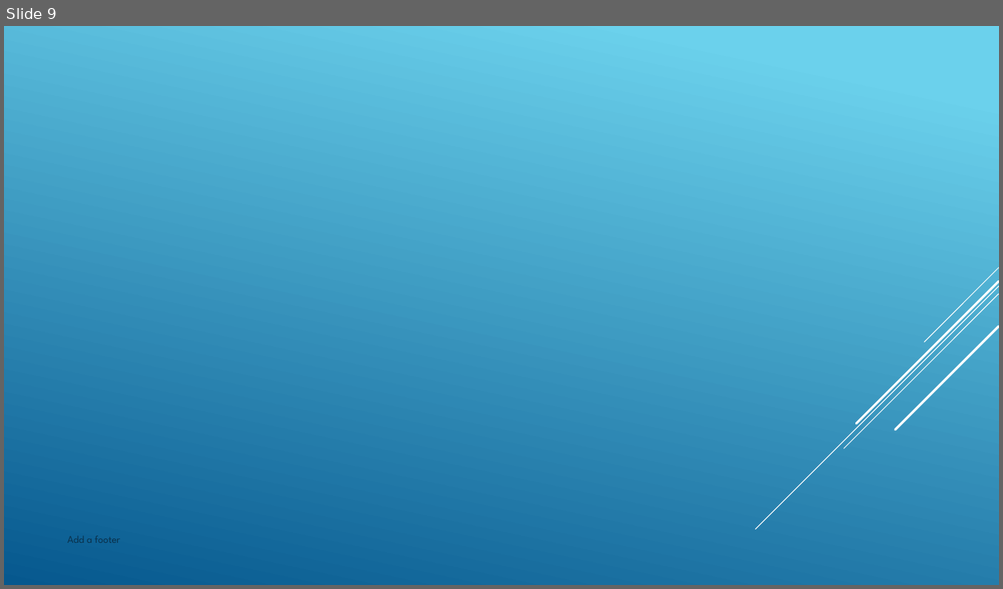
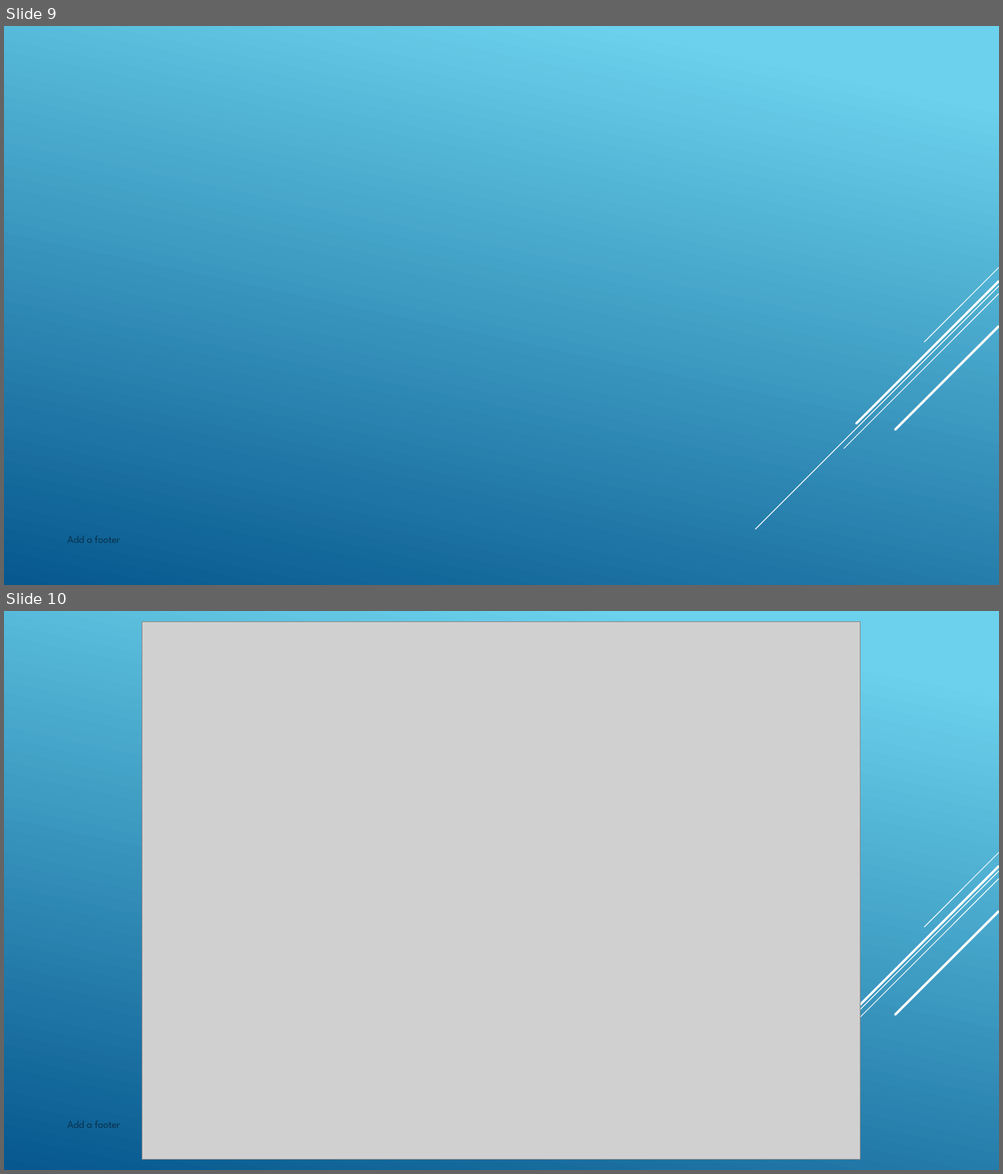
Before and after one commit to nickvertucci/Technology-Education-Curriculum, a slide deck: High School/Design and Drawing for Production/Unit 6 - Multiview Drawing/Section 1 - Intro Multiview Drawings/Assets/U6S1 - Intro Multiview.pptx. Shown one above the other, each under a label of ours: slide 9 before the commit, slides 9 and 10 after it. The pictures are 1003x589 and 1003x1174 pixels, drawn with LibreOffice and Linux fonts; fonts in the diff are those of the drawing; grey boxes stand for pictures; background and template pictures are left out. Boxes give left, top, right and bottom in pixels: in the first picture for what was removed or moved away, otherwise in the second. Text is boxed around its words. In the diff, an @@ line names an element or a change of style, - is before the commit and + after.

```diff
--- a/High School/Design and Drawing for Production/Unit 6 - Multiview Drawing/Section 1 - Intro Multiview Drawings/Assets/U6S1 - Intro Multiview.pptx
+++ b/High School/Design and Drawing for Production/Unit 6 - Multiview Drawing/Section 1 - Intro Multiview Drawings/Assets/U6S1 - Intro Multiview.pptx
@@ slide 10 added at <box>4,611,999,1170</box>, background gradient #6ED2EB to #06588E; not listed: 5 template elements that a slide beside it also shows @@
@@ picture added at <box>143,621,860,1160</box> @@
@@ text added at <box>68,1121,120,1128</box>, 10 pt, text #0A304A @@
+Add a footer
```
Also in this commit, not shown: 2 other slides added, 6 other files.
